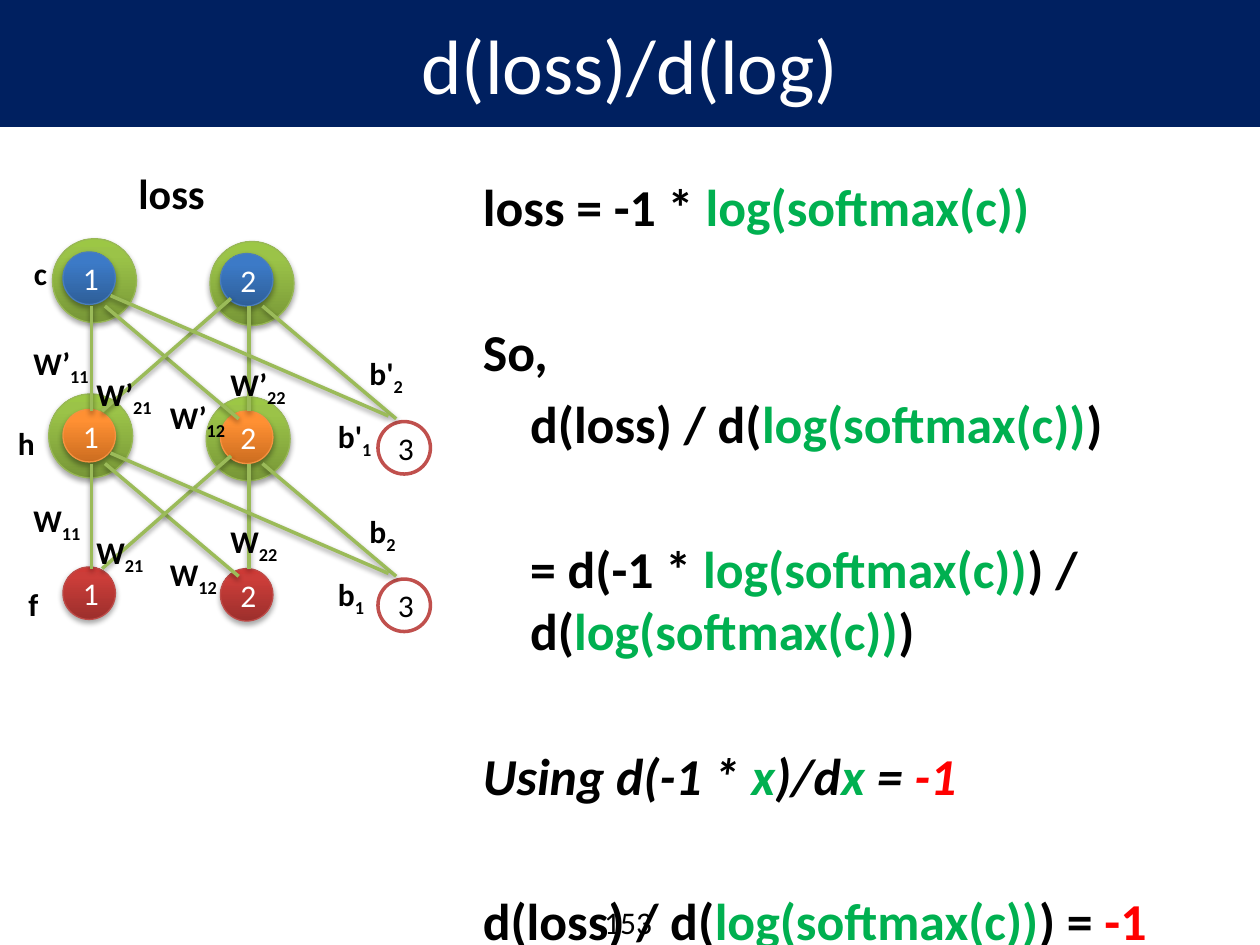
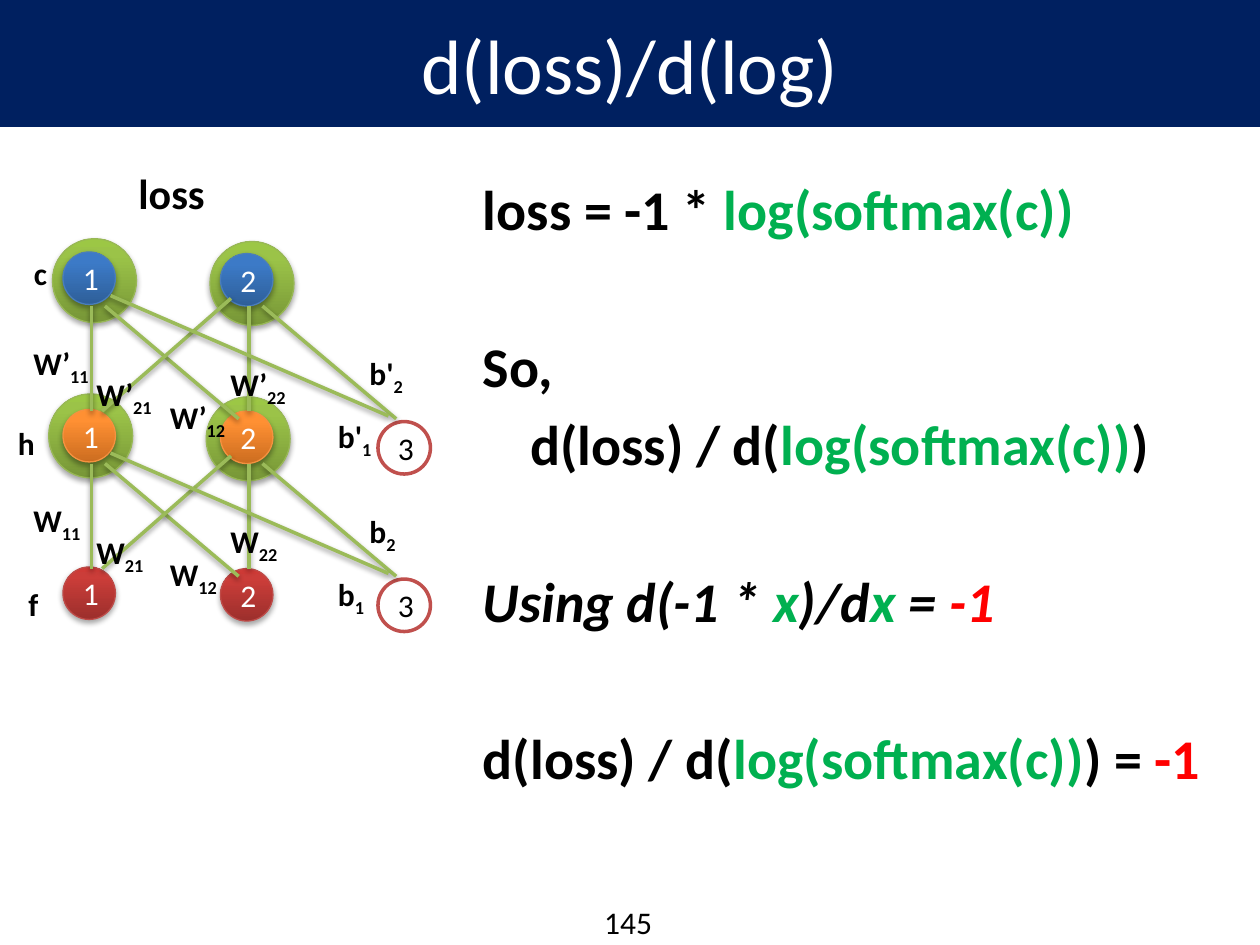
Before and after one commit to aiaioo/DeepLearningBasicsTutorial, a slide deck: slide 145 of DeepLearningBasics.pptx (slide 153 before the commit). Drawn at 1260x945 pixels with LibreOffice and Linux fonts; fonts in the diff are those of the drawing; background and template pictures are left out. Boxes give left, top, right and bottom in pixels: in the first picture for what was removed or moved away, otherwise in the second. Text is boxed around its words. In the diff, an @@ line names an element or a change of style, - is before the commit and + after.

```diff
--- a/DeepLearningBasics.pptx
+++ b/DeepLearningBasics.pptx
@@ text "loss = -1 * log(softmax(c))" at [483, 188, 1200, 789]: size 29.6 to 32 pt @@
@@ text at [530, 549, 1043, 659]: paragraph removed @@
-= d(-1 * log(softmax(c))) / d(log(softmax(c)))
@@ page number at [604, 913, 652, 935]: text changed @@
-153
+145
```
Also in this commit, not shown: 29 other slides changed, 3 slides added, 10 slides removed.
